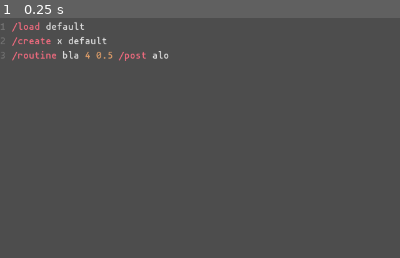
Above: before the commit, frame 1.
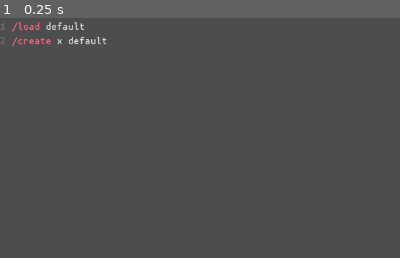
Above: after the commit, the same moment.

Repository: loopier/animatron
Game: Godot game, scene res://main.tscn
The game is run twice, just before and just after one commit, with the same random seed, the same clock (stepped at 60 frames per second) and the same inputs.
Inputs:
- Up to frame 1 (0.25 s): no input
The pictures show only the part of the screen within x 0-50%, y 0-50%; the shares and areas given below are measured in that part.

The runs differ from the first frame. In frame 1, 0.5% of the frame differs, in the area x 0-43%, y 13-18%.

Commit message:
Merge `ArrayCommands` into `CoreCommands`
- Using `CommandDescription` makes it unnecessary to have different
dictionaries.
- Keeping `NodeCommands` for clarity, both in code and user
feedback (listing actors)

Diff:
--- a/CommandInterface.gd
+++ b/CommandInterface.gd
@@ -72,20 +72,14 @@
 	"/states": CommandDescription.new(listStates, "", "Get a list of states for the given ACTOR."),
 	"/state/free": CommandDescription.new(freeState, "actor:s state:s", "Remove the STATE from the ACTOR's state machine."),
 	"/state/next": CommandDescription.new(nextState, "actor:s", "Change ACTOR to next STATE."),
-}
-## Commands that need to pass the incoming parameters as an array.
-## Couldn't find a more elegant way to deal with /def which seems to be the
-## only command that needs to pass on arguments as an array.
-## [codeblock]
-##   /def cmdName [subCommand] ...      # cmdName may include argument names
-##   /routine  name:s repeats:i interval:f cmd:...
-##   ...
-## [/codeblock]
-var arrayCommands: Dictionary = {
+	# def
 	"/def": CommandDescription.new(defineCommand, "cmdName:s [args:v] subcommands:c", "Define a custom OSC command that is …(482 unchanged characters)…
+	# routine
 	"/routine": CommandDescription.new(addRoutine, "name:s repeats:i interval:f cmd:...", "Start a routine named NAME that sends CMD every INTERVAL of time (in seconds) for an arbitrary number of REPEATS.", Flags.asArray(true)),
 	"/state/add": CommandDescription.new(addState, "actor:s new:s ... next:s", "Add a NEW state to the ACTOR's state machine. NEXT states is an arbitrary number of next possible states. States are animation names.", Flags.asArray(true)),
+	# post
 	"/post": CommandDescription.new(post, "msg:s", "Print MSG in the post window.", Flags.asArray(false)),
+	# utils
 	"/relative": CommandDescription.new(setRelativeProperty, "", "TODO", Flags.asArray(false)),
 }
 
@@ -343,7 +337,6 @@
 func getCommandDescription(command: String) -> Variant:
 	if coreCommands.has(command): return coreCommands[command]
 	elif nodeCommands.has(command): return nodeCommands[command]
-	elif arrayCommands.has(command): return arrayCommands[command]
 	elif defCommands.has(command): return defCommands[command]
 	else: return null
 
@@ -370,8 +363,6 @@
 	list += listCommands(coreCommands).value
 	list += "\nNode Commands:\n"
 	list += listCommands(nodeCommands).value
-	list += "\nArray Commands:\n"
-	list += listCommands(arrayCommands).value
 	list += "\nDef Commands:\n"
 	list += listCommands(defCommands).value
 	return Status.ok(list, list)
--- a/main.tscn
+++ b/main.tscn
@@ -35,8 +35,7 @@
 size_flags_vertical = 3
 theme = ExtResource("3_fotw2")
 text = "/load default
-/create x default
-/routine bla 4 0.5 /post alo"
+/create x default"
 placeholder_text = "code editor"
 highlight_all_occurrences = true
 syntax_highlighter = SubResource("CodeHighlighter_833ra")
